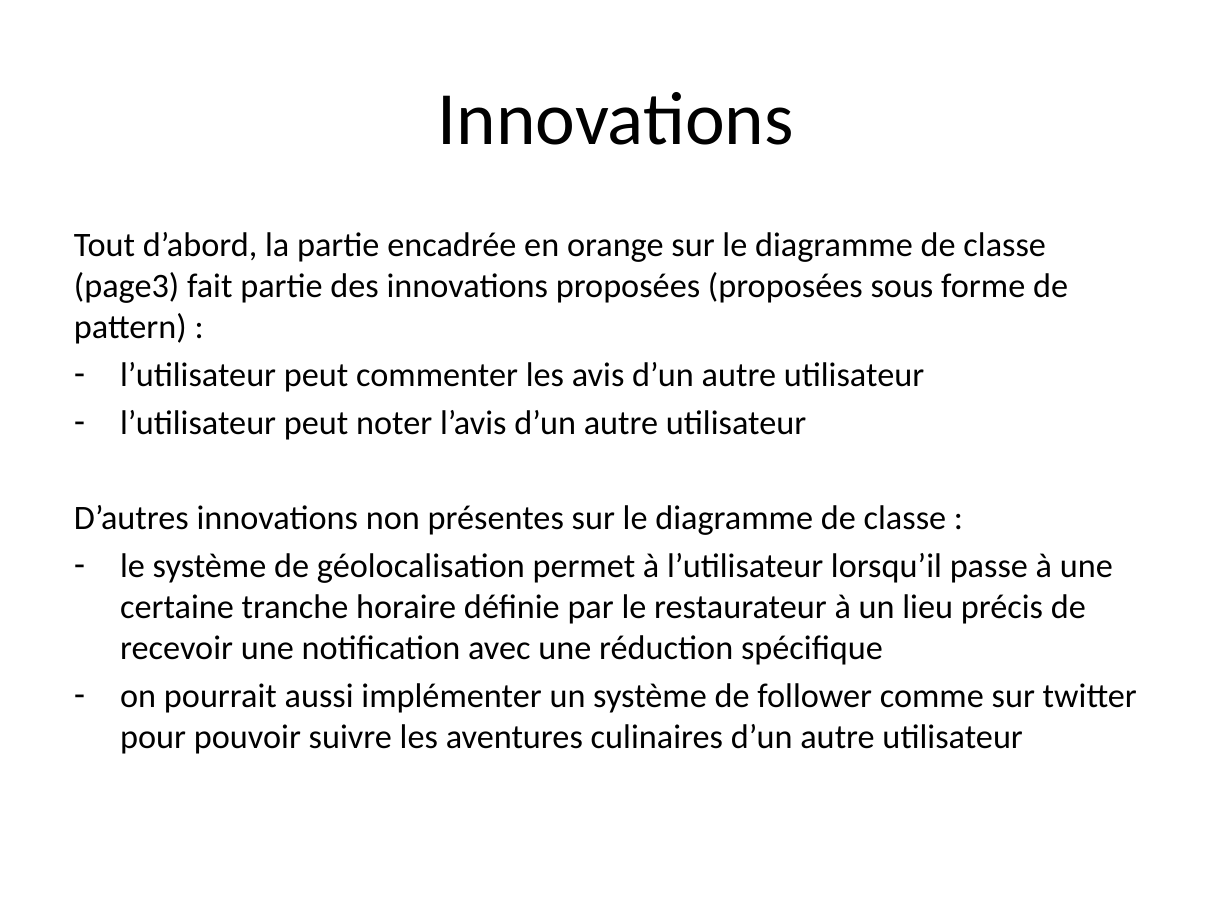
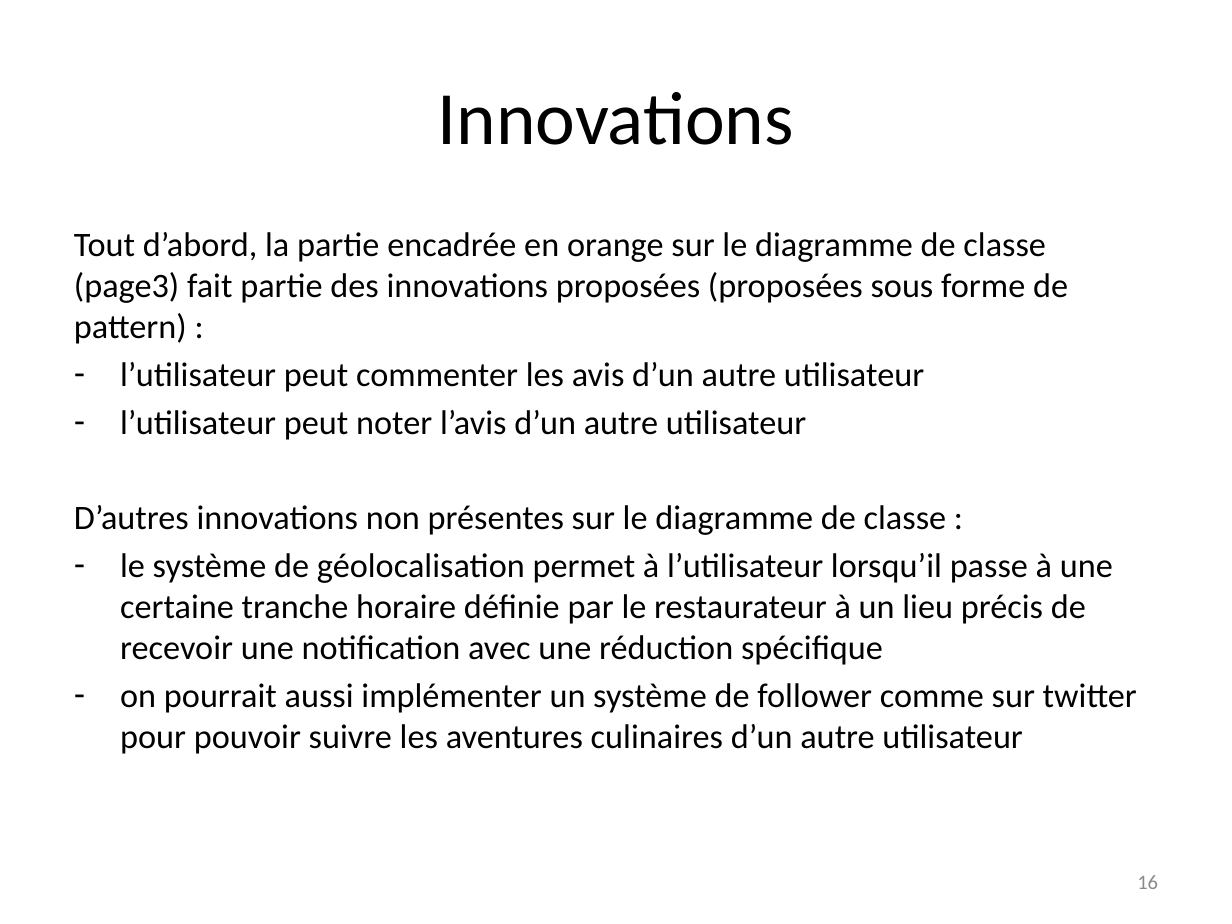
Before and after one commit to laCuilliere/Projet, a slide deck: slide 16 of Projet_Rendu.pptx (slide 15 before the commit). Drawn at 1232x924 pixels with LibreOffice and Linux fonts; fonts in the diff are those of the drawing. Boxes give left, top, right and bottom in pixels: in the first picture for what was removed or moved away, otherwise in the second. Text is boxed around its words. In the diff, an @@ line names an element or a change of style, - is before the commit and + after.

```diff
--- a/Projet_Rendu.pptx
+++ b/Projet_Rendu.pptx
@@ page number added at (x1=1137, y1=875, x2=1158, y2=889), 12 pt, text #8C8C8C @@
+16
```
Also in this commit, not shown: 7 other slides changed, 8 slides added, 7 slides removed, 11 other files.
